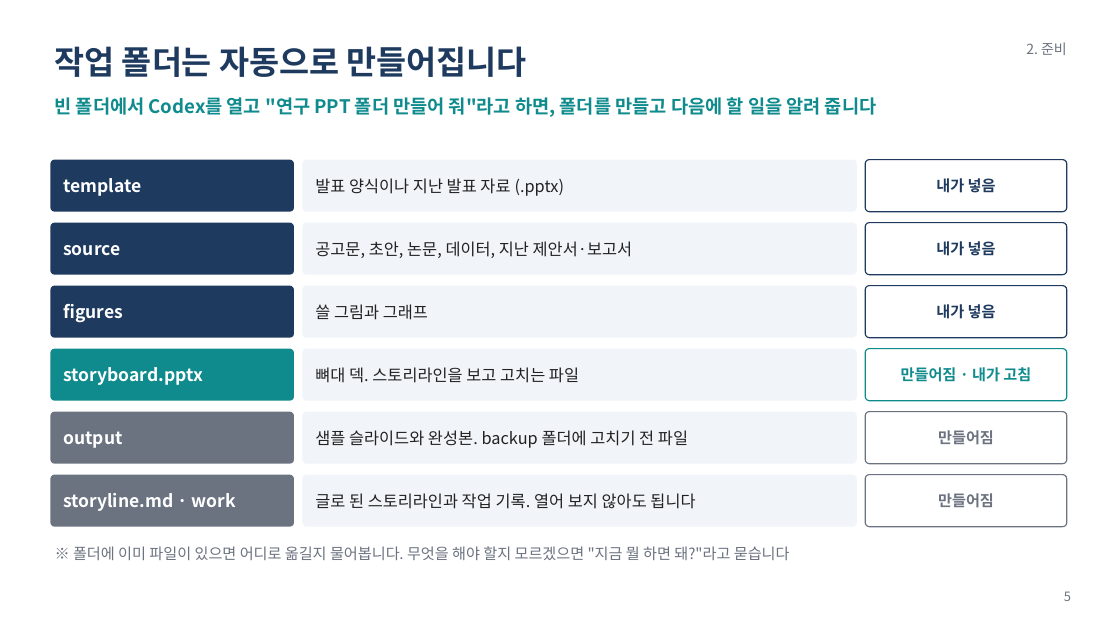
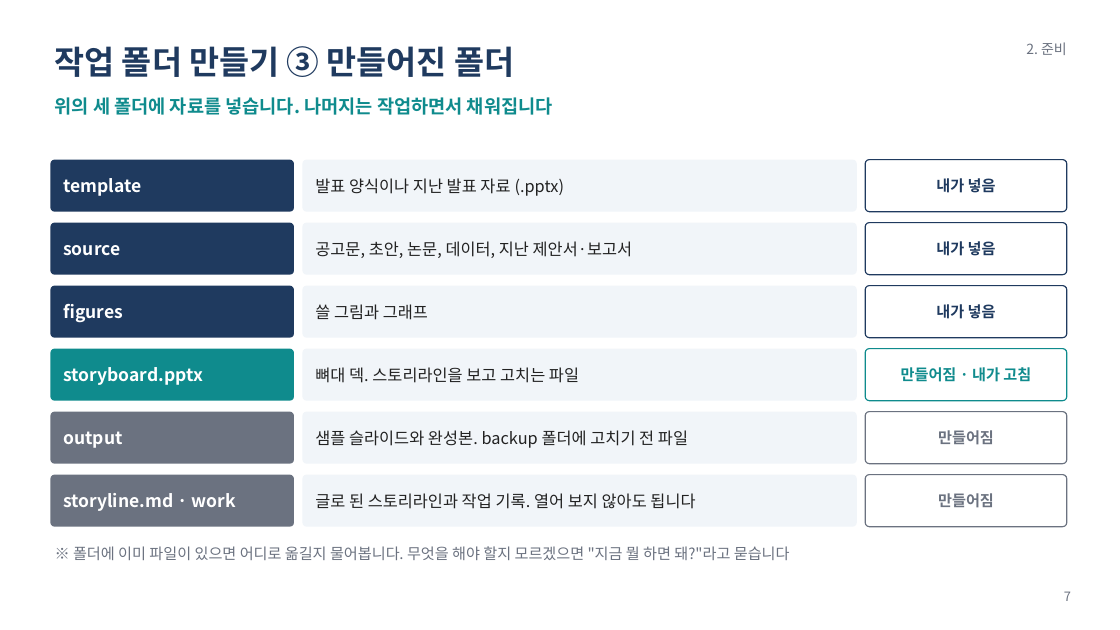
Before and after one commit to o-Fireheart-o/research-pptx-skill, a slide deck: slide 7 of docs/research-pptx 사용 매뉴얼.pptx (slide 5 before the commit). Drawn at 1120x630 pixels with LibreOffice and Linux fonts; fonts in the diff are those of the drawing. Boxes give left, top, right and bottom in pixels: in the first picture for what was removed or moved away, otherwise in the second. Text is boxed around its words. In the diff, an @@ line names an element or a change of style, - is before the commit and + after.

```diff
--- a/docs/research-pptx 사용 매뉴얼.pptx
+++ b/docs/research-pptx 사용 매뉴얼.pptx
@@ text at bbox=[55, 46, 514, 77]: text changed @@
-작업 폴더는 자동으로 만들어집니다
+작업 폴더 만들기 ③ 만들어진 폴더
@@ text at bbox=[55, 97, 553, 115]: text changed @@
-빈 폴더에서 Codex를 열고 "연구 PPT 폴더 만들어 줘"라고 하면, 폴더를 만들고 다음에 할 일을 알려 줍니다
+위의 세 폴더에 자료를 넣습니다. 나머지는 작업하면서 채워집니다
@@ text at bbox=[1064, 591, 1071, 601]: text changed @@
-5
+7
```
Also in this commit, not shown: 11 other slides changed, 2 slides added, 2 other files.
